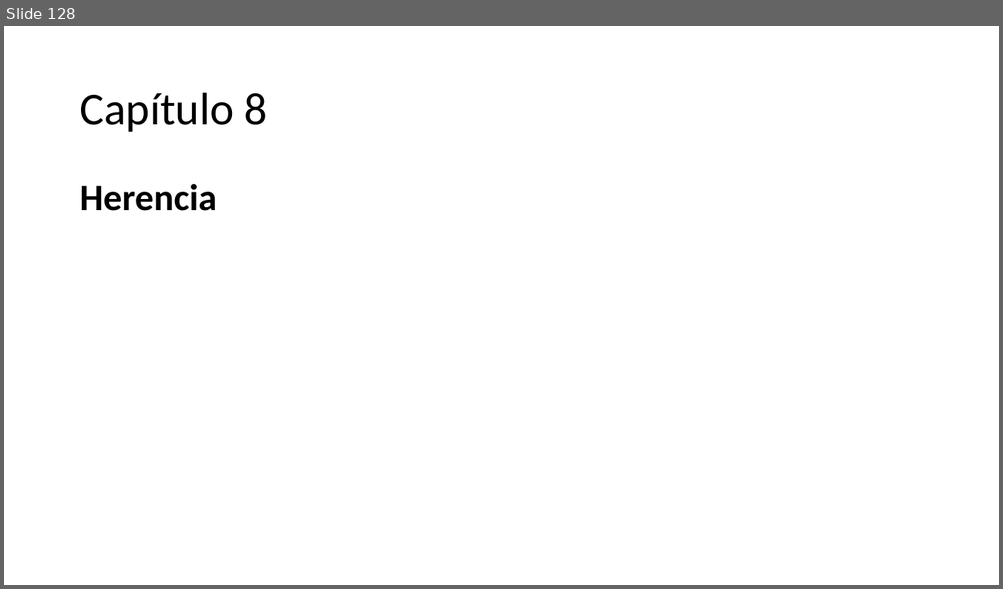
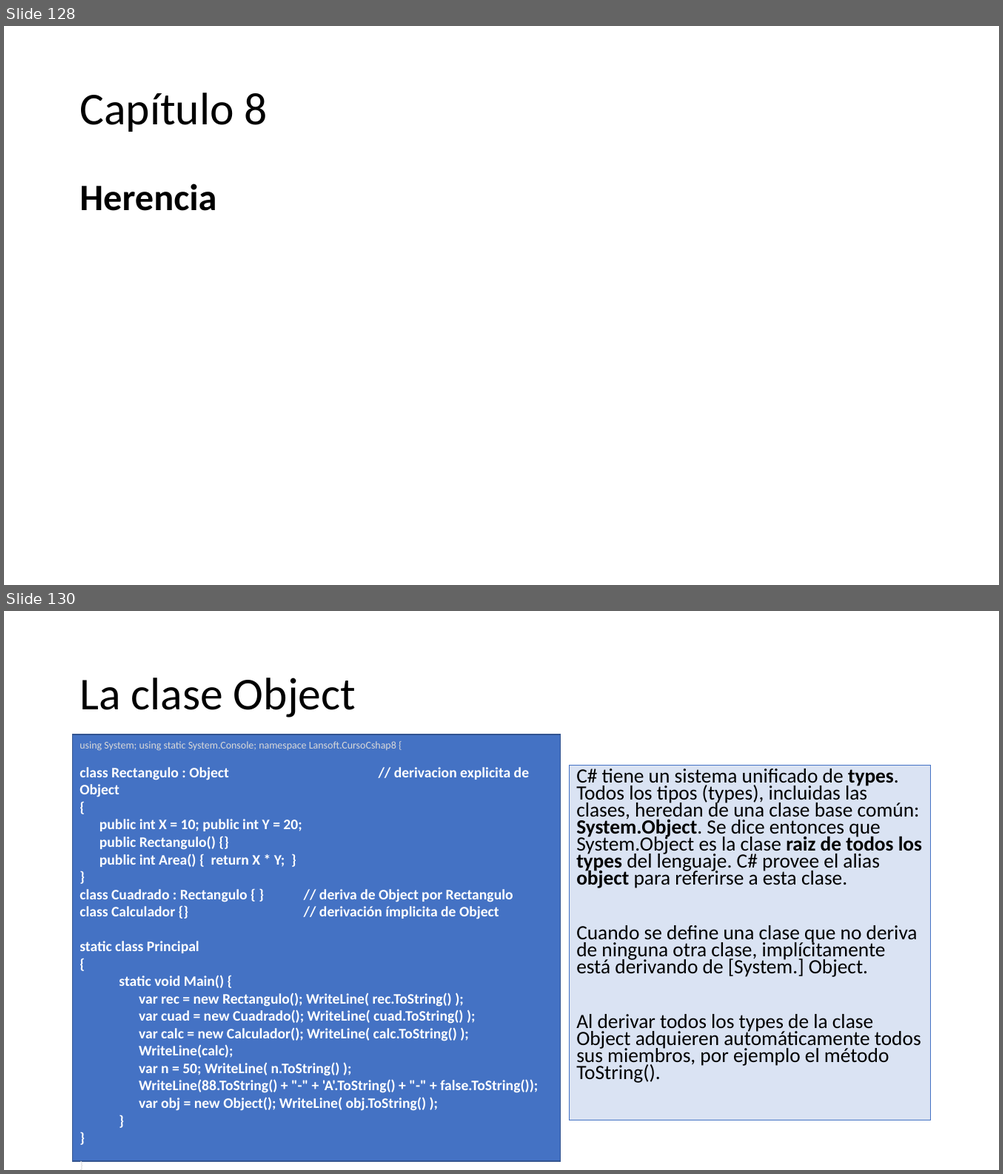
Before and after one commit to AlbertOsinaga/CursoCSharp__8, a slide deck: CSharpQuickReferencia.pptx. Shown one above the other, each under a label of ours: slide 128 before the commit, slides 128 and 130 after it; the slides between them are not shown. The pictures are 1003x589 and 1003x1174 pixels, drawn with LibreOffice and Linux fonts; fonts in the diff are those of the drawing. Boxes give left, top, right and bottom in pixels: in the first picture for what was removed or moved away, otherwise in the second. Text is boxed around its words. In the diff, an @@ line names an element or a change of style, - is before the commit and + after.

```diff
--- a/CSharpQuickReferencia.pptx
+++ b/CSharpQuickReferencia.pptx
@@ slide 130 added at [4,611,999,1170], background #FFFFFF @@
@@ title added at [79,678,356,718], 44 pt, text #000000 @@
+La clase Object
@@ rectangle added at [73,735,560,1162], fill #4472C4, outline #325491 1 pt, 14 pt, text #FFFFFF, bold @@
+using System; using static System.Console; namespace Lansoft.CursoCshap8 {
+class Rectangulo : Object // derivacion explicita de Object
+{
+public int X = 10; public int Y = 20;
+public Rectangulo() {}
+public int Area() { return X * Y; }
+}
+class Cuadrado : Rectangulo { } // deriva de Object por Rectangulo
+class Calculador {} // derivación ímplicita de Object
+static class Principal
+{
+static void Main() {
+var rec = new Rectangulo(); WriteLine( rec.ToString() );
+var cuad = new Cuadrado(); WriteLine( cuad.ToString() );
+var calc = new Calculador(); WriteLine( calc.ToString() );
+WriteLine(calc);
+var n = 50; WriteLine( n.ToString() );
+WriteLine(88.ToString() + "-" + 'A'.ToString() + "-" + false.ToString());
+var obj = new Object(); WriteLine( obj.ToString() );
+}
+}
+}
@@ text added at [569,766,930,1121], fill #DAE3F3, outline #4472C4 0.75 pt, 19.6 pt, text #000000 @@
+C# tiene un sistema unificado de types. Todos los tipos (types), incluidas las clases, heredan de una clase base común: System.Object. Se dice entonces que System.Object es la clase raiz de todos los types del lenguaje. C# provee el alias object para referirse a esta clase.
+Cuando se define una clase que no deriva de ninguna otra clase, implícitamente está derivando de [System.] Object.
+Al derivar todos los types de la clase Object adquieren automáticamente todos sus miembros, por ejemplo el método ToString().
```
Also in this commit, not shown: 8 other slides added.
